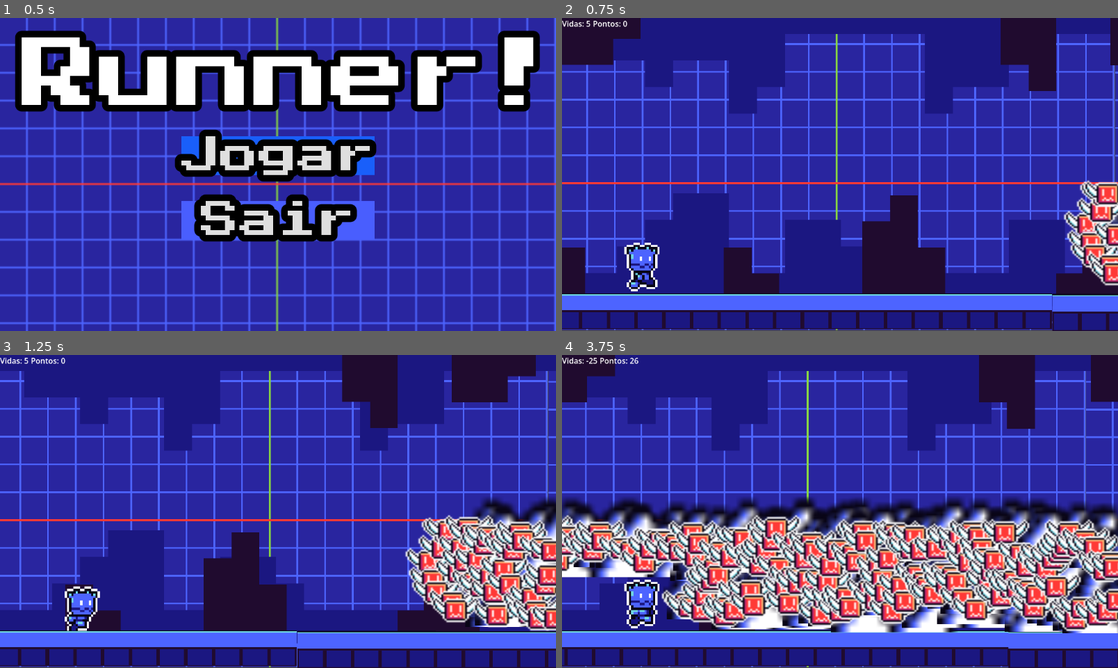
Above: before the commit, frames 1-4 (two rows, left to right).
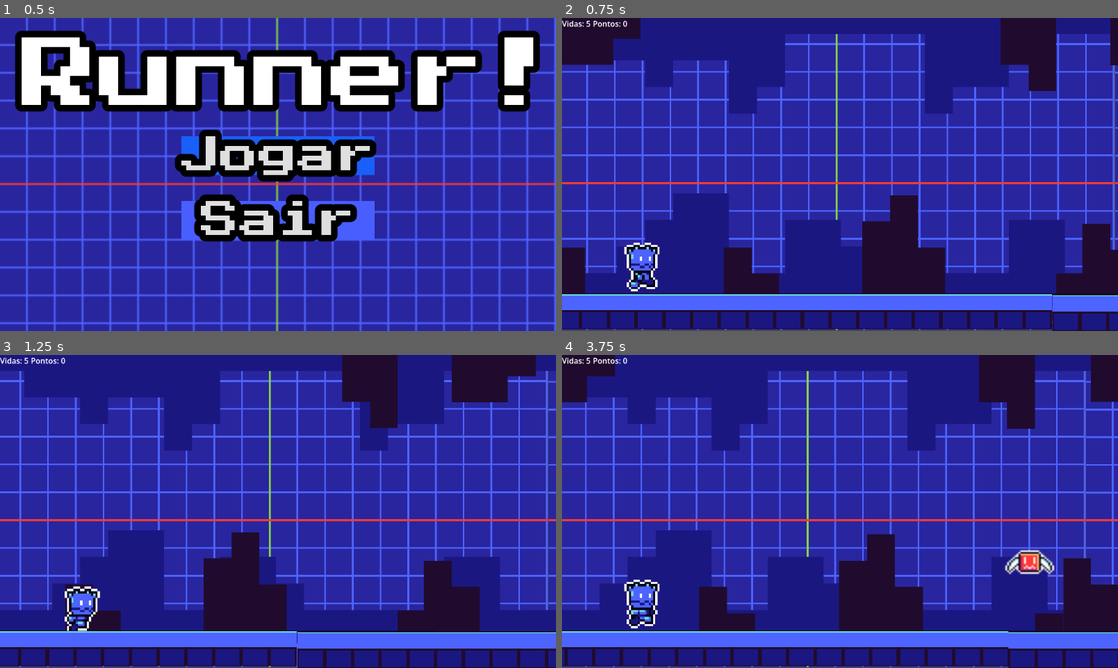
Above: after the commit, the same moments.

Repository: Eduarda-15/runner-certo
Game: Godot game, scene res://runner.tscn
Same seed, same stepped clock (60 frames per second), same inputs: the game is played once before the commit and once after it.
Inputs:
- Up to frame 1 (0.5 s): no input
- Up to frame 2 (0.75 s): click "Jogar" at 0.5 s
- Up to frame 3 (1.25 s): no input
- Up to frame 4 (3.75 s): tap Space (ui_select) at 1.52, 2.27 s

Frame 1 is identical in both runs. In frame 2, 2.3% of the frame differs, in the area x 90-100%, y 51-86%; in frame 3, 9.1%; in frame 4, 37%, in the area x 0-100%, y 0-89%.

Commit message:
Runner - Término
Tentei consertar o script do Obstáculo, pois ele não está aparecendo durante o jogo, mas não consegui.

Diff:
--- a/gerador_itens.gd
+++ b/gerador_itens.gd
@@ -2,17 +2,12 @@
 
 var cena_itens = preload("res://item.tscn")
 var timer = 0.0
-var tempo_spawn = 10.0
-var max_itens = 4
-func _ready() -> void:
-	randomize()
+
 func _process(delta):
 	timer += delta
-	if timer >= tempo_spawn and get_child_count() < max_itens:
-		timer = 0.0
-	spawn_item()
-func spawn_item():
-	var novo_item = cena_itens.instantiate()
-	novo_item.position.x = 1152
-	novo_item.position.y = randi_range(330, 530)
-	add_child(novo_item)
+	if timer >= 1.5:
+		timer = 0
+		var item = cena_itens.instantiate()
+		item.position.y = randi_range(330, 530)
+		item.position = Vector2 (1300, 400)
+		add_child(item)
--- a/gerador_obstaculos.gd
+++ b/gerador_obstaculos.gd
@@ -2,18 +2,15 @@
 
 var cena_obstaculo = preload("res://obstaculo.tscn")
 var timer = 0.0
-var tempo_spawn = 1.2
-var max_obstaculos = 8
-func _ready() -> void:
-	randomize()
+var tempo_spawn = 2.0
 func _process(delta):
 	timer += delta
-	if timer >= tempo_spawn and get_child_count() < max_obstaculos:
+	if timer >= tempo_spawn:
 		timer = 0.0
-	spawn_obstaculo()
+		spawn_obstaculo()
 func spawn_obstaculo():
 	var novo_obstaculo = cena_obstaculo.instantiate()
-
 	novo_obstaculo.position.x = 1300
-	novo_obstaculo.position.y = randi_range(330,530)
+	novo_obstaculo.position.y = 533
 	add_child(novo_obstaculo)
+	print("Espinho nasceu em:", novo_obstaculo.position)
--- a/item.gd
+++ b/item.gd
@@ -1,8 +1,8 @@
 extends Area2D
 
-@export var velocidade = 400
+@export var velocidade = 200
 
-func _process(delta: float) -> void:
+func _process(delta):
 	position.x  -= velocidade * delta
 	if position.x < -100:
 		queue_free()
--- a/item.tscn
+++ b/item.tscn
@@ -46,5 +46,6 @@
 position = Vector2(-0.9999924, 1)
 scale = Vector2(3.8750002, 3.4687502)
 sprite_frames = SubResource("SpriteFrames_7u88n")
+autoplay = "default"
 
 [connection signal="body_entered" from="." to="." method="_on_body_entered"]
--- a/obstaculo.gd
+++ b/obstaculo.gd
@@ -1,6 +1,6 @@
 extends Area2D
 
-@export var velocidade = 400
+@export var velocidade = 200
 
 func _process(delta: float) -> void:
 	position.x  -= velocidade * delta
